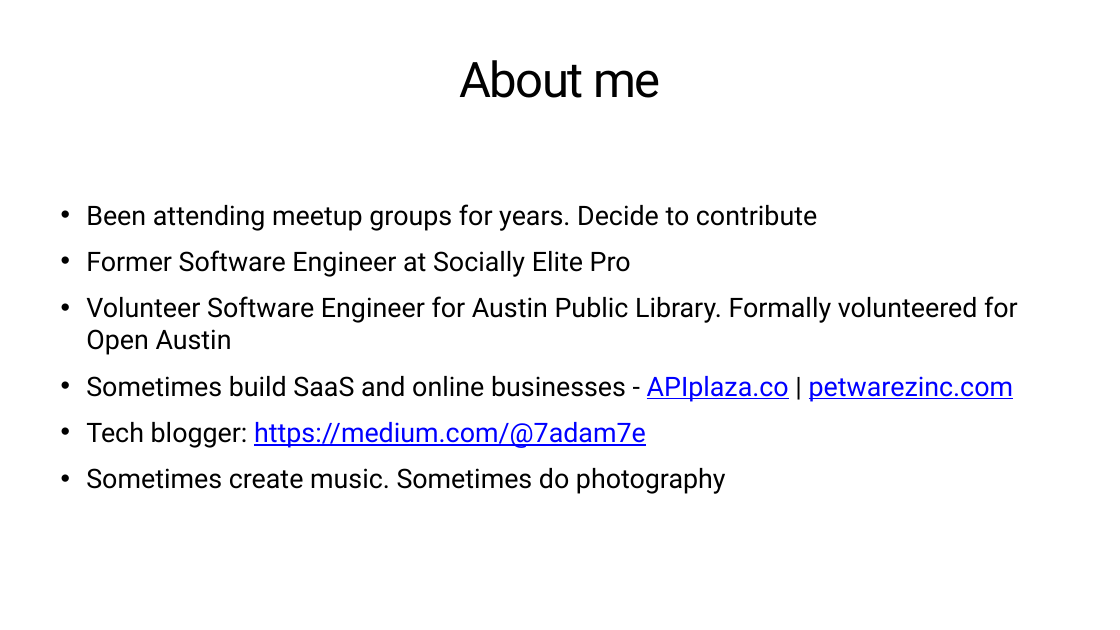
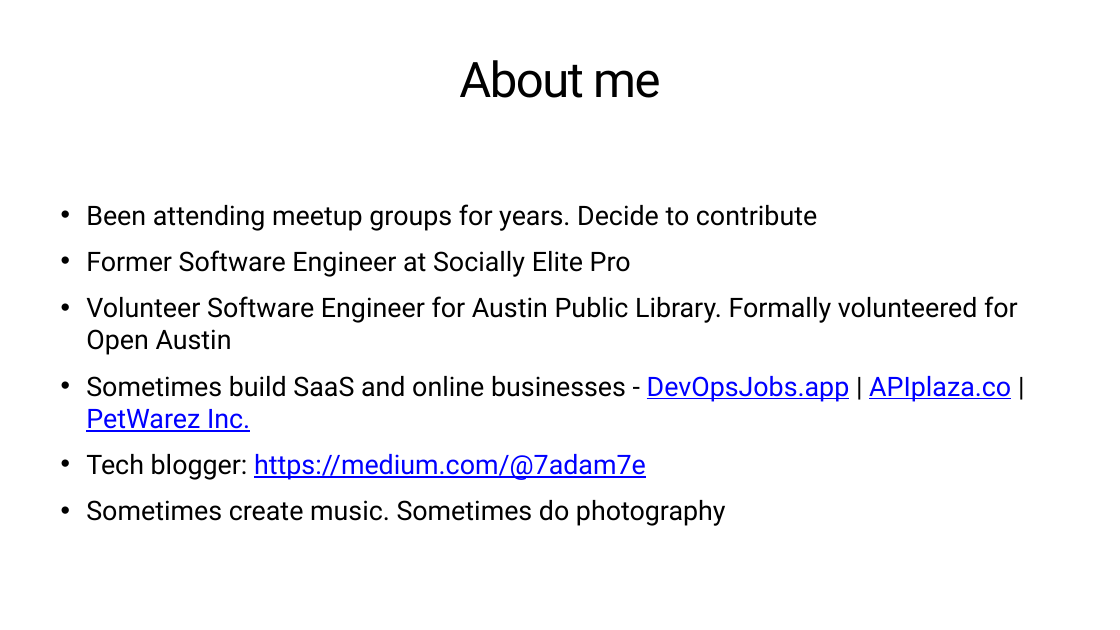
Before and after one commit to tjdev7/reactatx-css-frameworks-samples, a slide deck: slide 2 of presentationslide/CSS-Frameworks-ReactATX-Presentation.pptx. Drawn at 1120x630 pixels with LibreOffice and Linux fonts; fonts in the diff are those of the drawing. Boxes give left, top, right and bottom in pixels: in the first picture for what was removed or moved away, otherwise in the second. Text is boxed around its words. In the diff, an @@ line names an element or a change of style, - is before the commit and + after.

```diff
--- a/presentationslide/CSS-Frameworks-ReactATX-Presentation.pptx
+++ b/presentationslide/CSS-Frameworks-ReactATX-Presentation.pptx
@@ text at (86, 376, 1011, 432): text changed @@
-• Sometimes build SaaS and online businesses - APIplaza.co | petwarezinc.com
+• Sometimes build SaaS and online businesses - DevOpsJobs.app | APIplaza.co | PetWarez Inc.
```
Also in this commit, not shown: 2 other slides changed, 15 other files.
